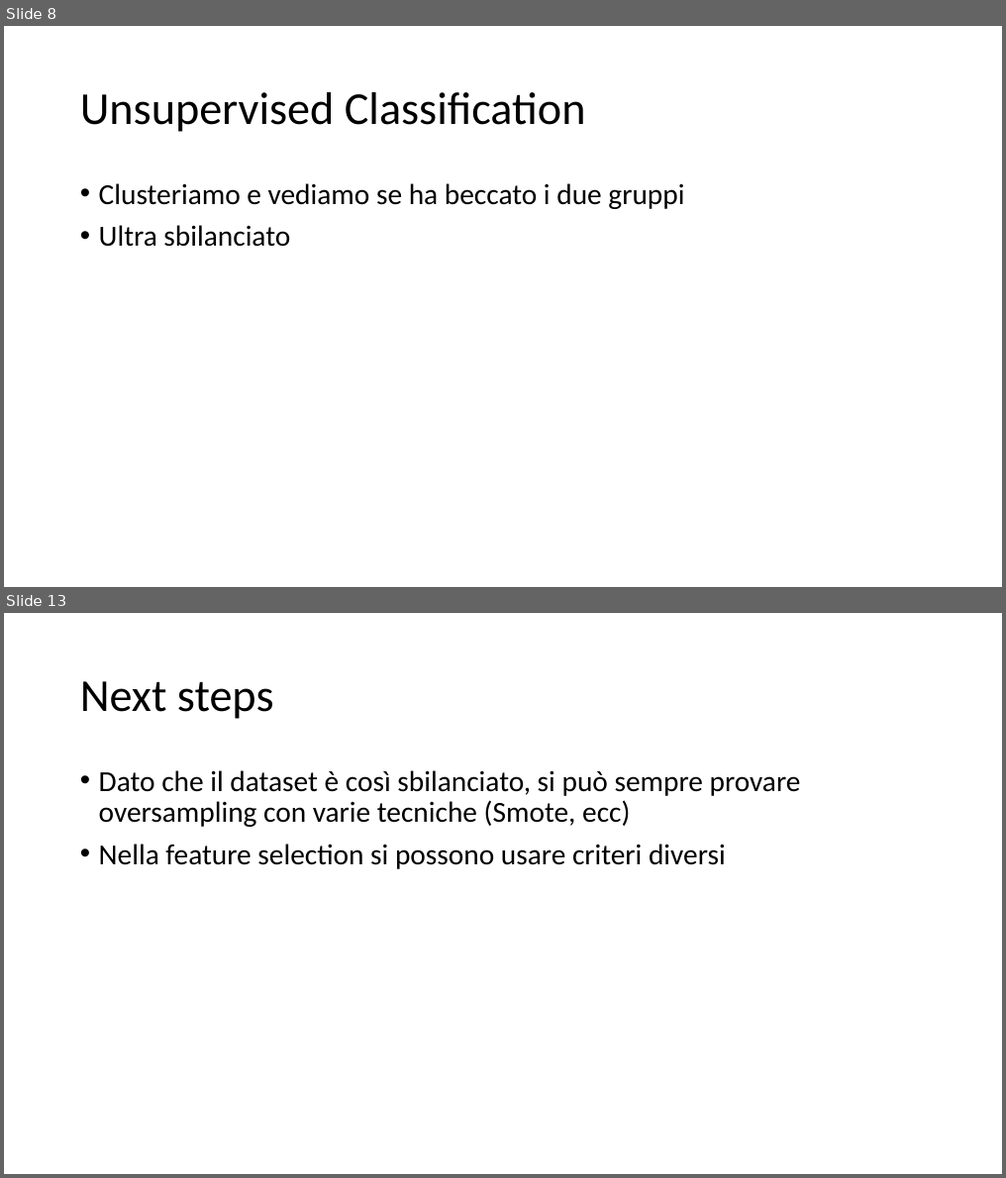
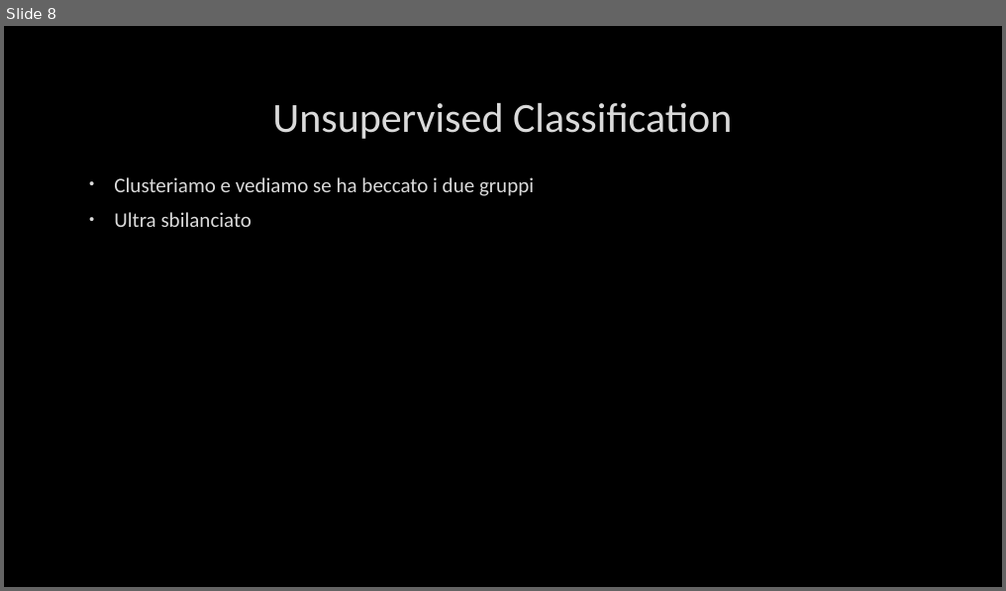
Before and after one commit to jstringara/Fintech, a slide deck: BC3/G/Bozza.pptx. Shown one above the other, each under a label of ours: slides 8 and 13 before the commit, slide 8 after it; the slides between them are not shown. The pictures are 1006x1178 and 1006x591 pixels, drawn with LibreOffice and Linux fonts; fonts in the diff are those of the drawing; background and template pictures are left out. Boxes give left, top, right and bottom in pixels: in the first picture for what was removed or moved away, otherwise in the second. Text is boxed around its words. In the diff, an @@ line names an element or a change of style, - is before the commit and + after.

```diff
--- a/BC3/G/Bozza.pptx
+++ b/BC3/G/Bozza.pptx
@@ slide 13 removed at (4,613,1002,1174), background #FFFFFF @@
@@ title removed at (80,681,274,719) @@
-Next steps
@@ text removed at (99,770,801,869) @@
-• Dato che il dataset è così sbilanciato, si può sempre provare oversampling con varie tecniche (Smote, ecc)
-• Nella feature selection si possono usare criteri diversi
@@ slide 8 changed as well @@
@@ background #FFFFFF to picture (left out) @@
@@ title "Unsupervised Classification": place and size @@
-title "Unsupervised Classification" at (80,92,586,132)
+title "Unsupervised Classification" at (272,103,732,139)
@@ title "Unsupervised Classification" at (272,103,732,139): size 44 to 40 pt, text colour #000000 to #DADADA, letter outline none to #404040 0.75 pt; alignment left to centre; line spacing 0.9 to 1 @@
@@ text "Clusteriamo e vediamo se ha ...": place and size @@
-text "Clusteriamo e vediamo se ha ..." at (99,183,684,247)
+text "Clusteriamo e vediamo se ha ..." at (114,177,534,227)
@@ text "Clusteriamo e vediamo se ha ..." at (114,177,534,227): size 28 to 20 pt, text colour #000000 to #DADADA, letter outline none to #404040 0.75 pt; indent changed; line spacing 0.9 to 1 @@
```
Also in this commit, not shown: 9 other slides changed, 4 slides added, 2 other slides removed, 3 other files.
